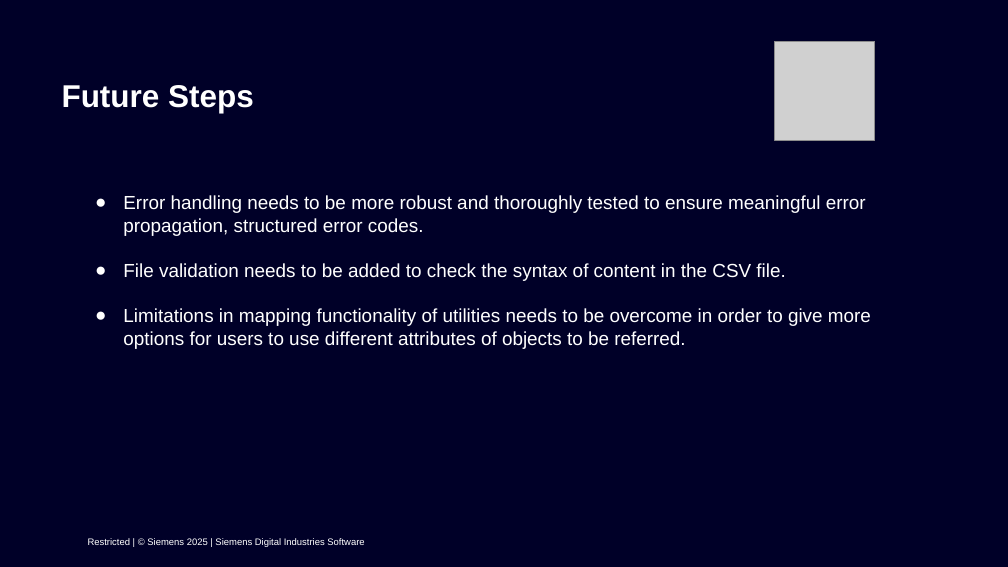
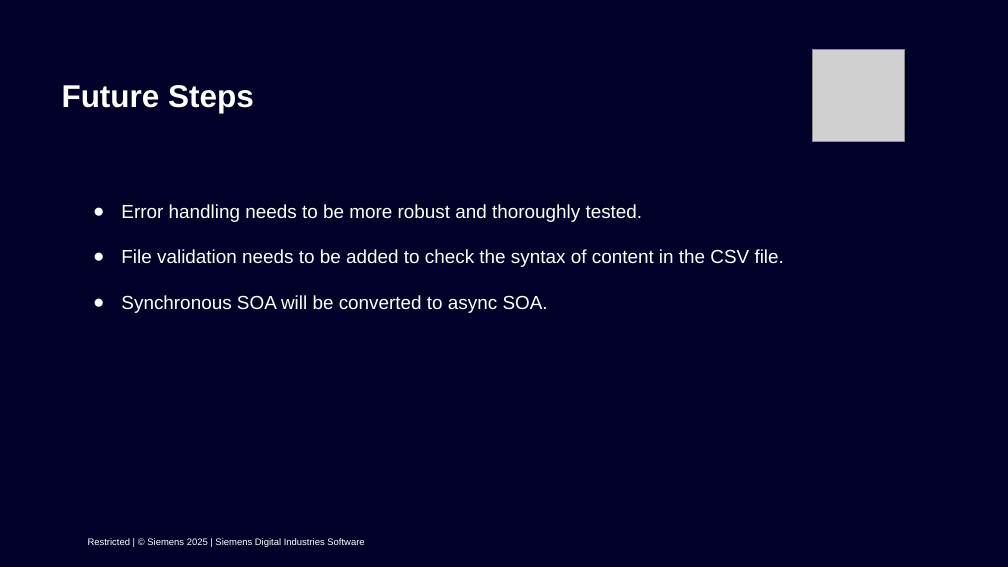
Before and after one commit to ashutoshkorde4/presentation, a slide deck: slide 9 of LCS_FY25 Internship Demo.pptx (slide 11 before the commit). Drawn at 1008x567 pixels with LibreOffice and Linux fonts; fonts in the diff are those of the drawing; grey boxes stand for pictures; background and template pictures are left out. Boxes give left, top, right and bottom in pixels: in the first picture for what was removed or moved away, otherwise in the second. Text is boxed around its words. In the diff, an @@ line names an element or a change of style, - is before the commit and + after.

Commit message:
more changes

```diff
--- a/LCS_FY25 Internship Demo.pptx
+++ b/LCS_FY25 Internship Demo.pptx
@@ picture: place and size @@
-picture at <box>775,41,875,141</box>
+picture at <box>813,50,904,141</box>
@@ text "Error handling needs to be ...": place and size @@
-text "Error handling needs to be ..." at <box>123,195,871,349</box>
+text "Error handling needs to be ..." at <box>121,204,784,313</box>
@@ text at <box>121,204,643,222</box>: text changed @@
-● Error handling needs to be more robust and thoroughly tested to ensure meaningful error propagation, structured error codes.
+● Error handling needs to be more robust and thoroughly tested.
@@ text at <box>121,295,548,313</box>: text changed @@
-● Limitations in mapping functionality of utilities needs to be overcome in order to give more options for users to use different attributes of objects to be referred.
+● Synchronous SOA will be converted to async SOA.
```
Also in this commit, not shown: 7 other slides changed.
